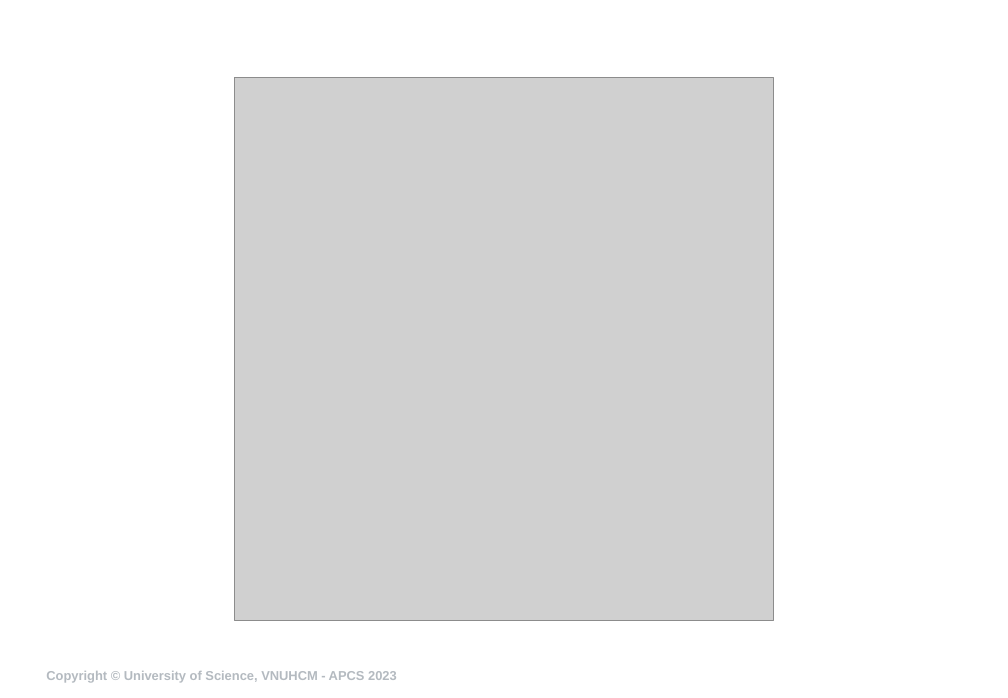
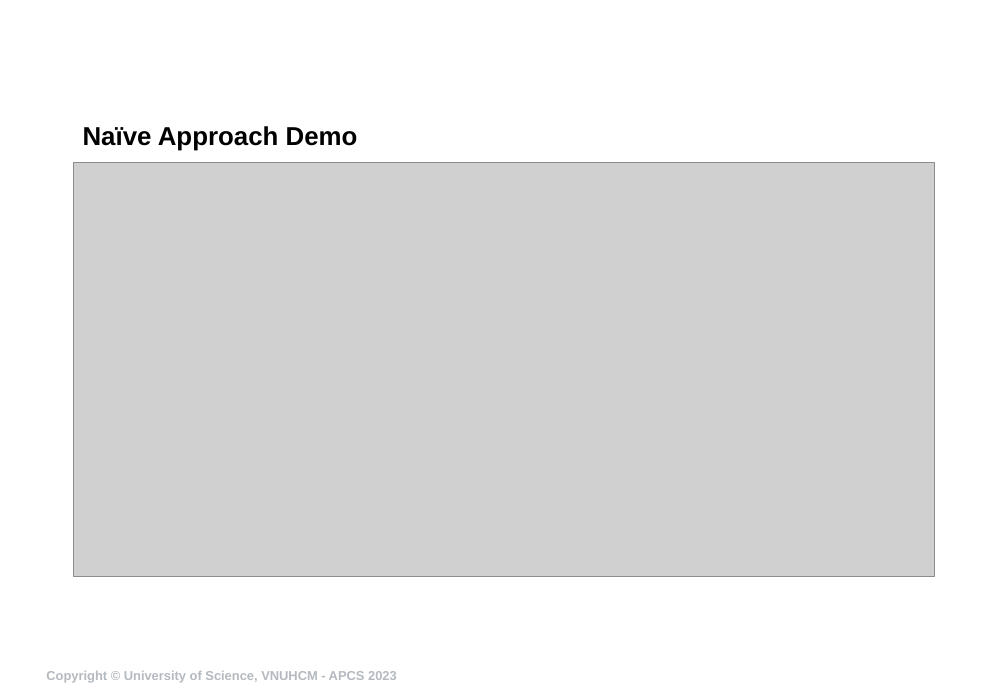
Before and after one commit to ndmhuy/DesignPatternsGroup52, a slide deck: slide 14 of Observer/presentation/ObserverG52.pptx. Drawn at 1008x698 pixels with LibreOffice and Linux fonts; fonts in the diff are those of the drawing; grey boxes stand for pictures; background and template pictures are left out. Boxes give left, top, right and bottom in pixels: in the first picture for what was removed or moved away, otherwise in the second. Text is boxed around its words. In the diff, an @@ line names an element or a change of style, - is before the commit and + after.

```diff
--- a/Observer/presentation/ObserverG52.pptx
+++ b/Observer/presentation/ObserverG52.pptx
@@ text added at <box>83,126,358,151</box>, 20 pt, text #000000, bold @@
+Naïve Approach Demo
@@ picture: place and size @@
-picture at <box>235,77,773,620</box>
+picture at <box>74,162,935,576</box>
```
Also in this commit, not shown: 12 other slides changed, 17 slides added, 29 other files.
